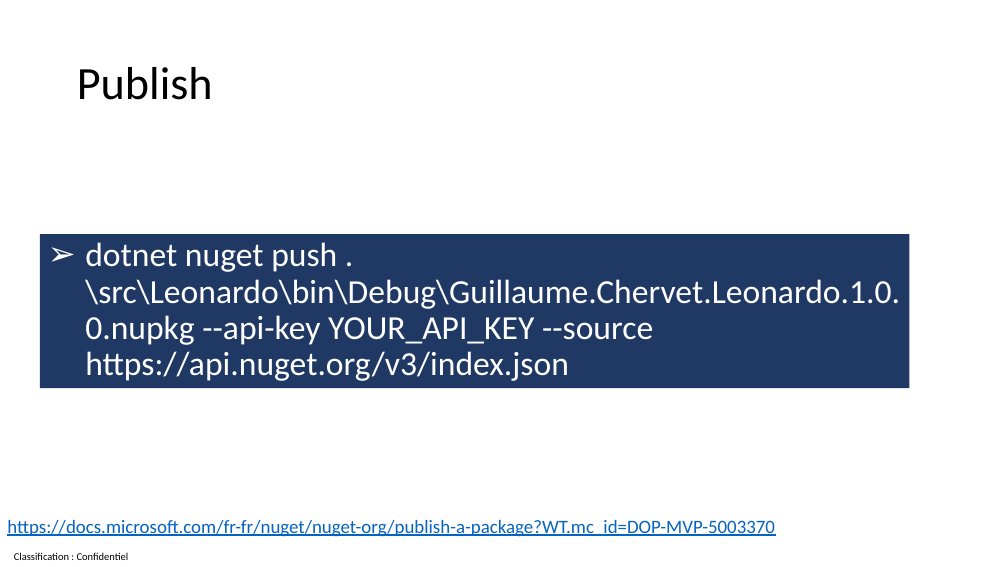
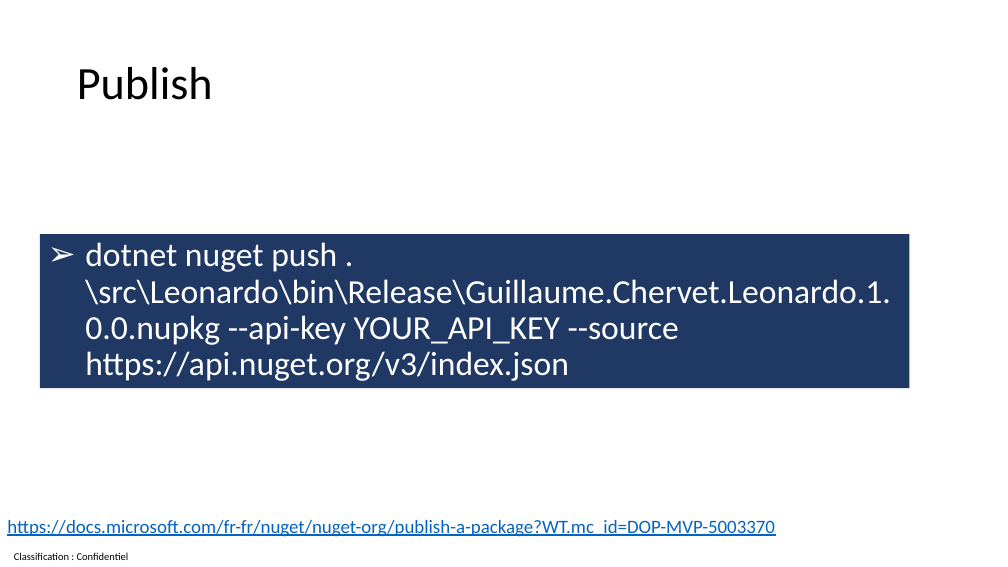
Before and after one commit to guillaume-chervet/course.dotnet, a slide deck: slide 130 of documentations/dotnet8.pptx. Drawn at 1008x567 pixels with LibreOffice and Linux fonts; fonts in the diff are those of the drawing. Boxes give left, top, right and bottom in pixels: in the first picture for what was removed or moved away, otherwise in the second. Text is boxed around its words. In the diff, an @@ line names an element or a change of style, - is before the commit and + after.

```diff
--- a/documentations/dotnet8.pptx
+++ b/documentations/dotnet8.pptx
@@ text in rectangle at (85, 242, 891, 381): text changed @@
-➢ dotnet nuget push .\src\Leonardo\bin\Debug\Guillaume.Chervet.Leonardo.1.0.0.nupkg --api-key YOUR_API_KEY --source https://api.nuget.org/v3/index.json
+➢ dotnet nuget push .\src\Leonardo\bin\Release\Guillaume.Chervet.Leonardo.1.0.0.nupkg --api-key YOUR_API_KEY --source https://api.nuget.org/v3/index.json
```
Also in this commit, not shown: 7 other slides changed.
